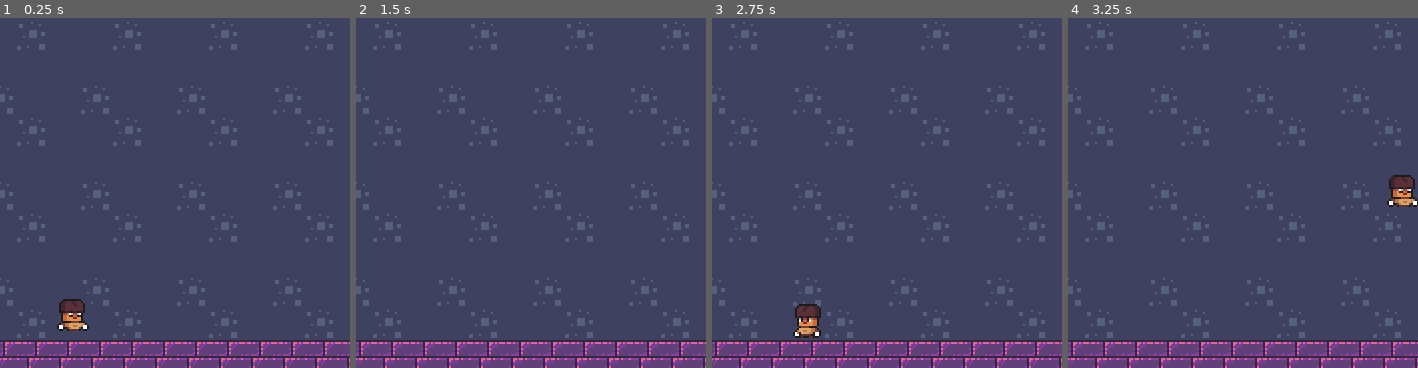
Above: before the commit, frames 1-4 (left to right).
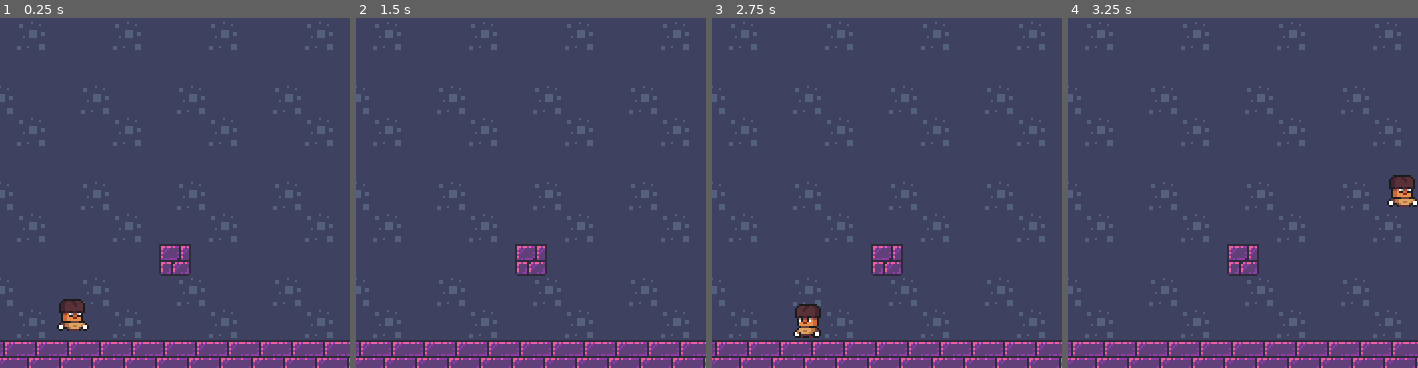
Above: after the commit, the same moments.

Repository: toadkarter/Youre-Mine
Game: Godot game, scene res://Scenes/Levels/Base/base.tscn
Two runs of this game, one before a commit and one after it. Both use one fixed random seed, a clock stepped at 60 frames per second and the inputs below.
Inputs:
- Up to frame 1 (0.25 s): no input
- Up to frame 2 (1.5 s): hold Right (right) from 0.53 s (still down); tap Space (jump) at 0.77 s
- Up to frame 3 (2.75 s): tap Space (jump) at 1.52 s; tap Enter at 2 s; release Right (right) at 2.03 s; hold Left (left) from 2.03 s (still down)
- Up to frame 4 (3.25 s): release Left (left) at 2.78 s; hold Right (right) from 2.78 s (still down); tap Space (jump) at 3.02 s
The pictures show only the part of the screen within x 21-71%, y 50-100%; the shares and areas given below are measured in that part.

The runs differ from the first frame. In frame 1, 0.8% of the frame differs, in the area x 45-55%, y 64-74%; in frame 2, 0.8%; in frame 3, 0.8%; in frame 4, 0.8%.

Commit message:
Adds regular block scene

Diff:
--- /dev/null
+++ b/Scenes/Environment/Blocks/Regular/regular_block.tscn
@@ -0,0 +1,16 @@
+[gd_scene load_steps=3 format=3 uid="uid://b7sgblnp72dty"]
+
+[ext_resource type="Texture2D" uid="uid://dcqr4t4m8fp5o" path="res://Art/Tilesets/map.png" id="1_kaldt"]
+
+[sub_resource type="RectangleShape2D" id="RectangleShape2D_2vjpn"]
+size = Vector2(16, 16)
+
+[node name="RegularBlock" type="StaticBody2D"]
+
+[node name="Sprite2D" type="Sprite2D" parent="."]
+texture = ExtResource("1_kaldt")
+region_enabled = true
+region_rect = Rect2(32, 48, 16, 16)
+
+[node name="CollisionShape2D" type="CollisionShape2D" parent="."]
+shape = SubResource("RectangleShape2D_2vjpn")
--- a/Scenes/Levels/Base/base.tscn
+++ b/Scenes/Levels/Base/base.tscn
@@ -1,7 +1,8 @@
-[gd_scene load_steps=5 format=3 uid="uid://c3r8mhrq2ydjn"]
+[gd_scene load_steps=6 format=3 uid="uid://c3r8mhrq2ydjn"]
 
 [ext_resource type="Texture2D" uid="uid://dcqr4t4m8fp5o" path="res://Art/Tilesets/map.png" id="1_ddd4i"]
 [ext_resource type="PackedScene" uid="uid://cs1p0fe5g3h5v" path="res://Scenes/Player/player.tscn" id="2_r86f6"]
+[ext_resource type="PackedScene" uid="uid://b7sgblnp72dty" path="res://Scenes/Environment/Blocks/Regular/regular_block.tscn" id="3_vl37q"]
 
 [sub_resource type="TileSetAtlasSource" id="TileSetAtlasSource_hewuo"]
 texture = ExtResource("1_ddd4i")
@@ -229,3 +230,6 @@
 
 [node name="Player" parent="." instance=ExtResource("2_r86f6")]
 position = Vector2(109, 290)
+
+[node name="RegularBlock" parent="." instance=ExtResource("3_vl37q")]
+position = Vector2(160, 296)
